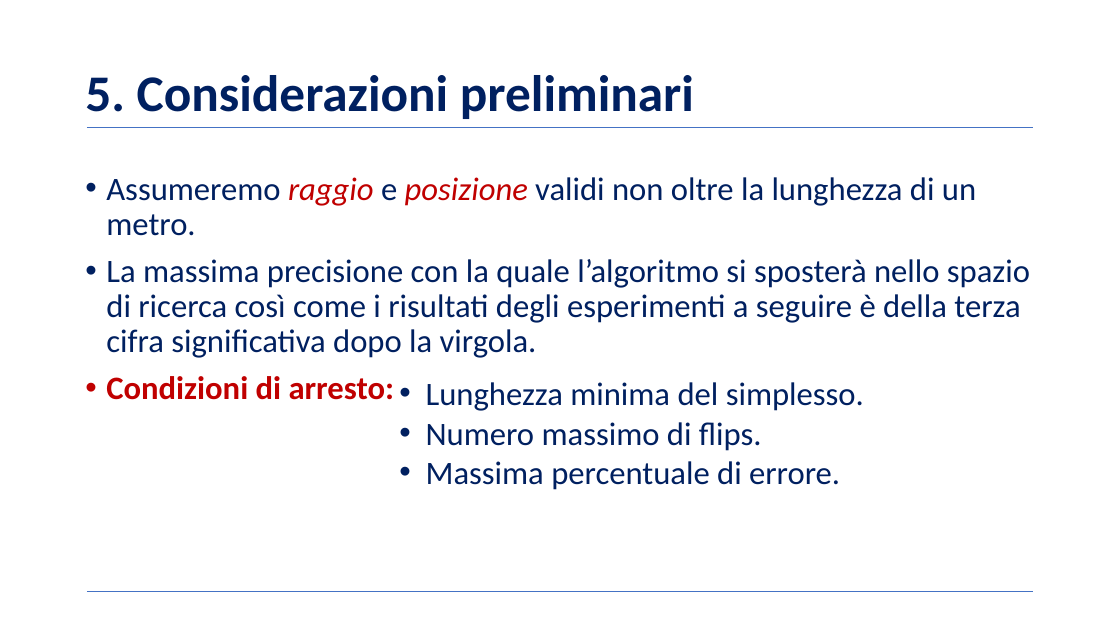
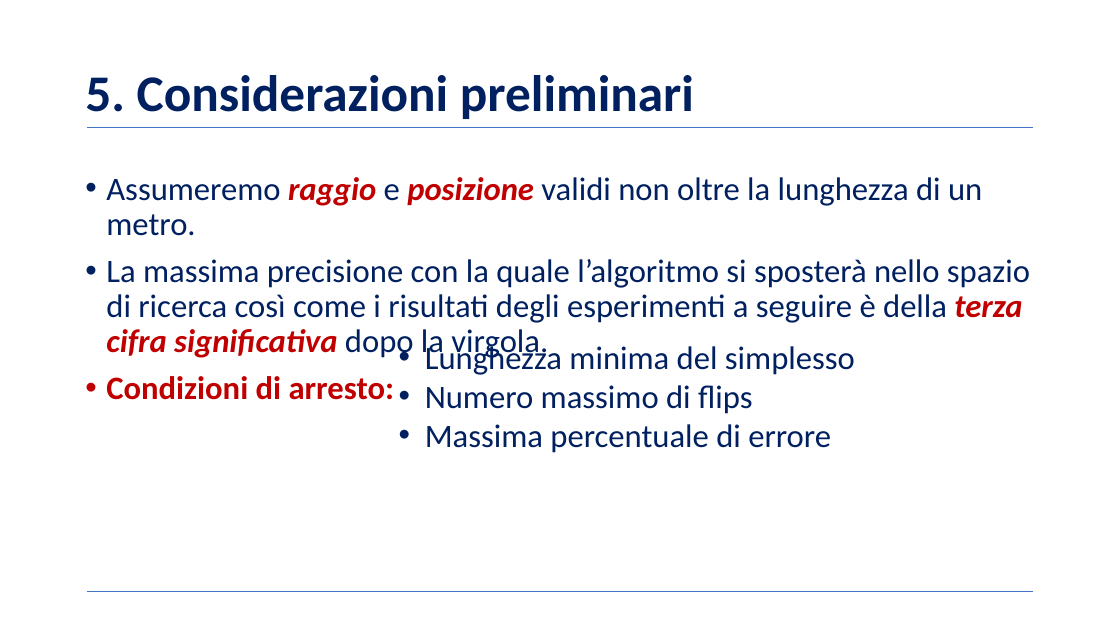
Before and after one commit to BernardoGiordano/NelderMeadMethod, a slide deck: slide 9 of writeup/Slides.pptx. Drawn at 1120x630 pixels with LibreOffice and Linux fonts; fonts in the diff are those of the drawing; background and template pictures are left out. Boxes give left, top, right and bottom in pixels: in the first picture for what was removed or moved away, otherwise in the second. Text is boxed around its words. In the diff, an @@ line names an element or a change of style, - is before the commit and + after.

```diff
--- a/writeup/Slides.pptx
+++ b/writeup/Slides.pptx
@@ text at [106,177,1030,361]: bold on in "raggio posizione", "terza cifra significativa"; text colour #002060 to #C00000, italic on in "terza cifra significativa" @@
@@ text at [425,342,855,453]: text changed @@
-• Lunghezza minima del simplesso.
-• Numero massimo di flips.
-• Massima percentuale di errore.
+• Lunghezza minima del simplesso
+• Numero massimo di flips
+• Massima percentuale di errore
```
Also in this commit, not shown: 2 other slides changed, 1 slide removed.
